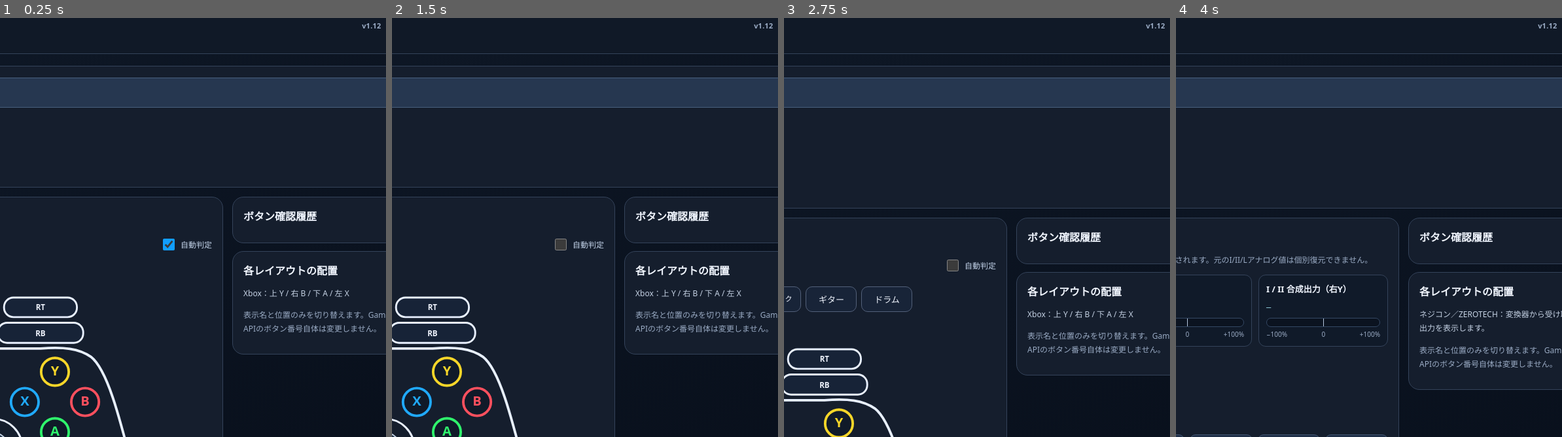
Above: before the commit, frames 1-4 (left to right).
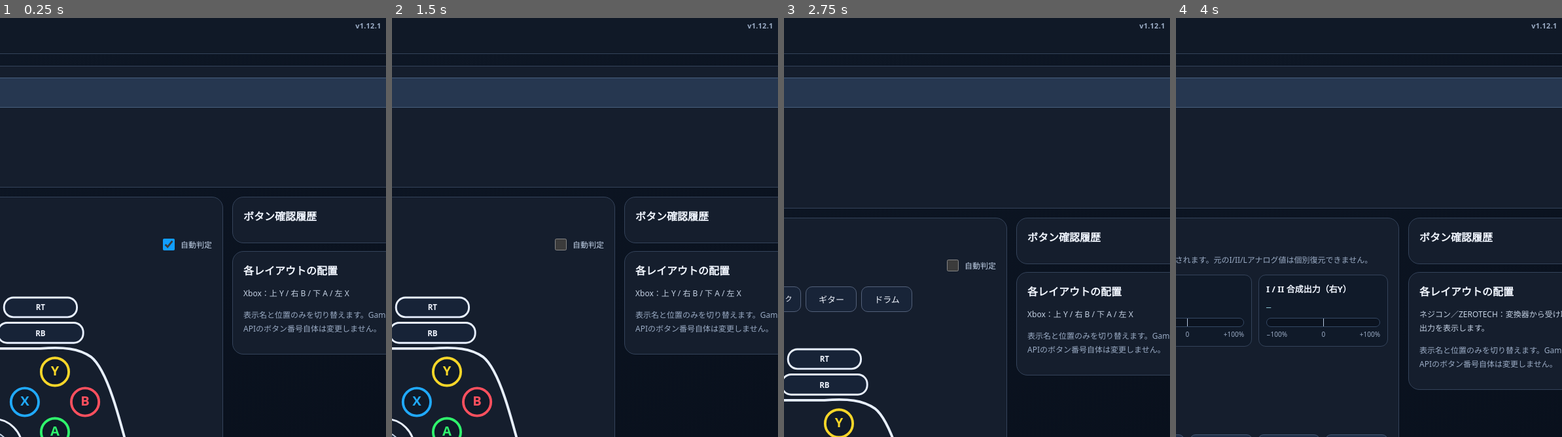
Above: after the commit, the same moments.

Repository: sasezi2525/gamepad-tester
Game: browser game, page index.html
Two runs of this game, one before a commit and one after it. Both use one fixed random seed, a clock stepped at 60 frames per second and the inputs below.
Inputs (mouse positions are % of the whole screen's width and height, from its top left):
- Up to frame 1 (0.25 s): no input
- Up to frame 2 (1.5 s): click "Xbox" at 1.27 s
- Up to frame 3 (2.75 s): click "その他" at 1.87 s; click "結果をコピー" at 2.02 s; click "🎮 イラスト表示" at 2.47 s
- Up to frame 4 (4 s): click (66, 31) at 3.07 s; click "ネジコン" at 3.67 s
The pictures show only the part of the screen within x 44-94%, y 1-51%; the shares and areas given below are measured in that part.

The runs differ from the first frame. In frame 1, less than 0.1% of the frame differs, in the area x 92-99%, y 1-3%; in frame 2, less than 0.1%; in frame 3, less than 0.1%; in frame 4, less than 0.1%.

Commit message:
Add files via upload

Diff:
--- a/index.html
+++ b/index.html
@@ -13,7 +13,7 @@
 #pad-shell{fill:none}
 [hidden]{display:none!important}.layout-btn[data-layout="flight"]{font-size:11px;line-height:1.25}@media(max-width:550px){.layout-btn[data-layout="flight"]{font-size:9.5px}}
 .special-meter{height:14px;position:relative;border:1px solid #344864}.special-meter .fill{position:absolute;top:0;tran …(240 unchanged characters)…
-</style></head><body><header><div class="wrap"><div><h1>🎮 Ga …(81 unchanged characters)… header-meta"><span class="version">v1.12</span><span class="tag">PWA</span></div …(806 unchanged characters)…
+</style></head><body><header><div class="wrap"><div><h1>🎮 Ga …(81 unchanged characters)… header-meta"><span class="version">v1.12.1</span><span class="tag">PWA</span></div …(806 unchanged characters)…
 <section aria-labelledby="tab-visual" class="view" id="view-visual" role="tabpanel"><div class="main-layout"><div><sect …(1226 unchanged characters)…
 <path id="pad-shell" class="outline" d="M145 112 Q170 92 220 100 L540 100 Q590 92 615 112 Q650 145 681 297 Q694 356 653 379 Q622 396 586 366 L525 314 Q505 302 484 302 L276 302 Q255 302 235 314 L174 366 Q138 396 107 379 Q66 356 79 297 Q110 145 145 112Z"/>
 <rect class="outline-btn" data-b="6" x="167" y="24" width="116" height="31" rx="15"/><rect class="outline-btn" data-b="7" x="477" y="24" width="116" height="31" rx="15"/>
@@ -52,7 +52,7 @@
 
 function loop(){const ps=pads(),p=selected(ps),sig=ps.map(x=>x.index+':'+x.id).join('|');if(sig!==signature){signature= …(3617 unchanged characters)…
 
-// v1.12 controls and session-only manual override
+// v1.12.1 controls and session-only manual override
 const permanentManualKey='gamepad-permanent-manual';
 let permanentManual=false;
 try{permanentManual=localStorage.getItem(permanentManualKey)==='true'}catch{}
@@ -80,7 +80,7 @@
 const originalUpdateLayout=updateLayout;
 updateLayout=function(p){originalUpdateLayout(p);$('pad-shell').setAttribute('d',(shells[activeLayout]||shells.other));};
 updateLayout(selected());
-// v1.12: bounded 0..100 resolution measurement, not a cumulative movement counter.
+// v1.12.1: bounded 0..100 resolution measurement, not a cumulative movement counter.
 // Values are rounded to integer percent: at most 101 unique levels per channel.
 const sampleSets=Array.from({length:6},()=>new Set());
 let sampleDevice='';
--- a/music-ui.js
+++ b/music-ui.js
@@ -3,23 +3,23 @@
 const musicKinds={guitar:['赤','緑','青','ピック','ウェイリング','SELECT','START'],drums:['ハイハット','スネア','ハイタム','ロータム','シンバル','バスペダル','SELECT','START']};
 for(const kind of Object.keys(musicKinds))layouts[kind]={...layouts.other,text:'各入力の点灯・回数を確認できます。割当を押してから対象を操作してください。'};
 const musicPanel=document.createElement('section');musicPanel.className='panel';musicPanel.hidden=true;
-musicPanel.innerHTML='<h2 id="music-title"></h2><p class="info" id="music-status"></p><div id="music-cards" class="readouts"></div><button id="music-reset" style="margin-top:12px">初期配置に戻す</button>';
+musicPanel.innerHTML='<h2 id="music-title"></h2><p class="info" id="music-status"></p><p class="info" id="drum-identification" hidden></p><div id="music-cards" class="readouts"></div><button id="music-reset" style="margin-top:12px">初期配置に戻す</button>';
 visualPanel.before(musicPanel);
 let musicKey='',musicMap=[],musicCards=[],musicPrevious=[],musicWaiting=-1,musicPad=null;
 function musicStorage(p){return 'music-v112-'+activeLayout+'-'+JSON.stringify([p?.id||'',p?.mapping||'',p?.buttons.length||0])}
-function musicDefaults(){return activeLayout==='guitar'?[7,1,3,12,6,8,9]:[-1,-1,-1,-1,-1,-1,8,9]}
+function musicDefaults(){return activeLayout==='guitar'?[7,1,3,12,6,8,9]:[3,1,7,5,0,6,8,9]}
 function musicSave(){try{localStorage.setItem(musicKey,JSON.stringify(musicMap))}catch{}}
 function musicBuild(p){const key=musicStorage(p);if(key===musicKey&&p===musicPad)return;musicPad=p;
  if(key===musicKey)return;musicKey=key;musicMap=musicDefaults();musicWaiting=-1;musicPrevious=(p?.buttons||[]).map(b=>b.value>.5);musicCards=[];
  try{const saved=JSON.parse(localStorage.getItem(key));if(Array.isArray(saved)&&saved.length===musicMap.length&&saved.every(v=>Number.isInteger(v)&&v>=-1&&v<128))musicMap=saved}catch{}
  $('music-cards').replaceChildren();musicKinds[activeLayout].forEach((name,i)=>{const card=document.createElement('div' …(478 unchanged characters)…
- $('music-status').textContent=activeLayout==='guitar'?'KONAMI PS端子用の標準配置。異なる場合は割当を変更できます。':'各パッドの「割当」を押してから叩いて登録してください。';
+ $('music-status').textContent=activeLayout==='guitar'?'KONAMI PS端子用の標準配置。異なる場合は割当を変更できます。':'実機で確認したPS用ドラム配置です。↑（B12）は常時オンの識別信号として別表示します。配置が異なる場合は割当を変更できます。';
 }
 $('music-reset').onclick=()=>{musicMap=musicDefaults();musicSave();musicKey='';musicBuild(selected())};
 let otherOpen=false;const otherButton=$('other-category');otherButton.onclick=()=>{otherOpen=!otherOpen;updateLayout(selected())};
 const beforeMusicUpdate=updateLayout;
 updateLayout=function(p){beforeMusicUpdate(p);const special=!['ps','switch','xbox'].includes(activeLayout);$('other-typ …(474 unchanged characters)…
-function musicFrame(now){const p=selected();if(Object.hasOwn(musicKinds,activeLayout)){musicBuild(p);const down=(p?.buttons||[]).map(b=>b.val …(190 unchanged characters)…
+function musicFrame(now){const p=selected();if(Object.hasOwn(musicKinds,activeLayout)){musicBuild(p);$('drum-identification').hidden=activeLayout!=='drums';if(activeLayout==='drums')$('drum-identification').textContent=!p?'識別信号 ↑（B12）：未接続':p.buttons[12]?.value>.5?'識別信号 ↑（B12）：ON（常時入力・打撃回数には含めません）':'識別信号 ↑（B12）：OFF';const down=(p?.buttons||[]).map(b=>b.val …(190 unchanged characters)…
  musicCards.forEach((item,i)=>{const b=musicMap[i],held=!!down[b];if(held&&!musicPrevious[b]){item.count++;item.until=n …(267 unchanged characters)…
  }requestAnimationFrame(musicFrame)}
 const beforeMusicLabel=updateLayout;
--- a/sw.js
+++ b/sw.js
@@ -1,4 +1,4 @@
-const CACHE='gamepad-offline-v1.12';
+const CACHE='gamepad-offline-v1.12.1';
 const ASSETS=['./','./index.html','./manifest.webmanifest','./icon.svg','./train.js','./train-ui.js','./special-ui.js','./music-ui.js'];
 self.addEventListener('install',e=>e.waitUntil(caches.open(CACHE).then(c=>c.addAll(ASSETS)).then(()=>self.skipWaiting())));
 self.addEventListener('activate',e=>e.waitUntil(caches.keys().then(keys=>Promise.all(keys.filter(k=>k.startsWith('gamepad-offline-')&&k!==CACHE).map(k=>caches.delete(k)))).then(()=>self.clients.claim())));
--- a/今回の更新_最初に読む.txt
+++ b/今回の更新_最初に読む.txt
@@ -1,14 +1,9 @@
-Gamepad Tester v1.12
-コントローラー表示の「簡易」を削除。上位はPlayStation / Switch / Xbox / その他。
-その他から電車でGO！、ネジコン／ZEROTECH、タタコン、アナログジョイスティック、ギター、ドラムを選択します。
-ギターはPS端子のKONAMI GuitarFreaks向け標準配置。赤=R2、緑=○、青=△、ピック=↑、ウェイリング=L2。
-ドラムは型番・配置が未確定のため、各「割当」ボタンを押してから対象を叩いて登録します。ギターも再割当可能。
-割当は機器名・mapping・ボタン数ごとに端末へ保存。初期配置に戻せます。入力は120ms保持、回数を表示。
-短い入力がOSやブラウザに届かない場合、保持表示でも復元できません。回数は観測した押下回数で、打撃強度ではありません。
-USB v0.8.8 / BT v0.5.8の通常PSデジタル入力経路で上記ギター信号を送れます。今回ファームウェアの変更・書換えは不要。
-ギターの左右同時押し識別信号は変換器の方向相殺で消えるため、テスターでは手動選択してください。
-ドラムの実機対応・型番固有の処理は未確認。USB端子の機器をPS端子変換器には接続できません。
-通常PS配置をリマップした場合、テスターで再割当してください。特殊機器の自動推定は追加していません。
-参考一次実装: https://github.com/CrazyRedMachine/BEMANI_PSX_Adapter/blob/main/BEMANI_PSX_Adapter/BEMANI_PSX_Adapter.ino
-既存の感圧初期化修正、HOME、BT機器名は維持。実機・ブラウザ画面での確認は未実施。
-GitHub Pages公開フォルダーへ本ZIP内のファイルを上書きし、v1.12表示を確認してください。
+Gamepad Tester v1.12.1
+実機報告に基づき、PS用KONAMIドラムの初期配置を設定しました。
+ハイハット B3 / スネア B1 / ハイタム B7 / ロータム B5 / シンバル B0 / バスペダル B6 / SELECT B8 / START B9。
+↑ B12は常時オンの識別信号として状態を別表示し、初期配置の打撃表示・回数には含めません。
+B12のみでは通常パッド等と一意に区別できないため自動判定は追加せず、「その他 → ドラム」で選択します。
+従来の手動割当は保存したままです。新しい初期配置に戻すには「初期配置に戻す」を押してください。
+USB v0.8.8の実機報告に基づく配置です。BT v0.5.8も標準変換の配置は同じですが、ドラム実機では未確認です。ファームウェアの書換えは不要です。
+GitHub Pagesの公開フォルダーへZIP内ファイルを上書きし、再読み込み後v1.12.1を確認してください。
+構文・模擬入力による配置、常時B12、回数、割当、切断表示を検査。実ブラウザ・実機での更新版検証は未実施。
